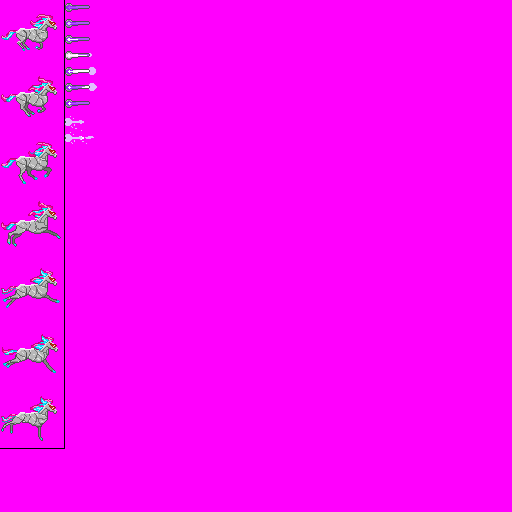
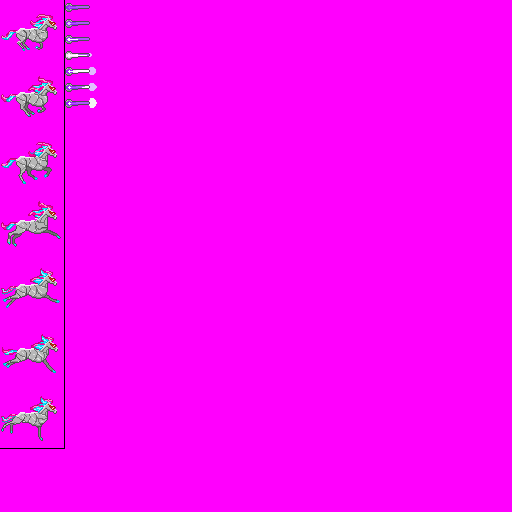
Layer changes from the first (512, 512) image to the second:
removed layer "gun7-ammo" over [65, 128, 94, 144]
removed layer "gun6-ammo" over [65, 116, 84, 128]
painted on "gun7" over [89, 98, 97, 108]
